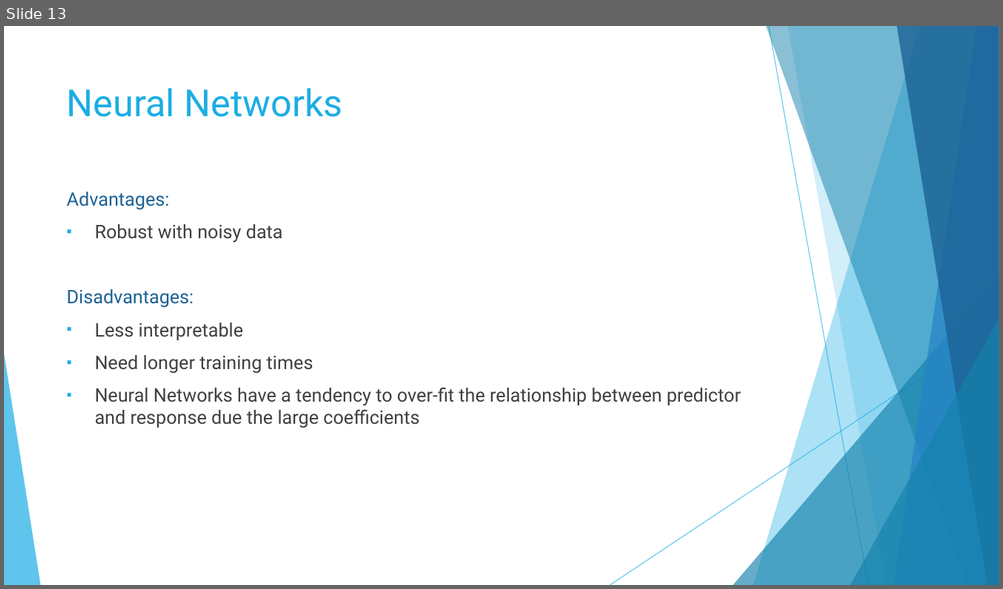
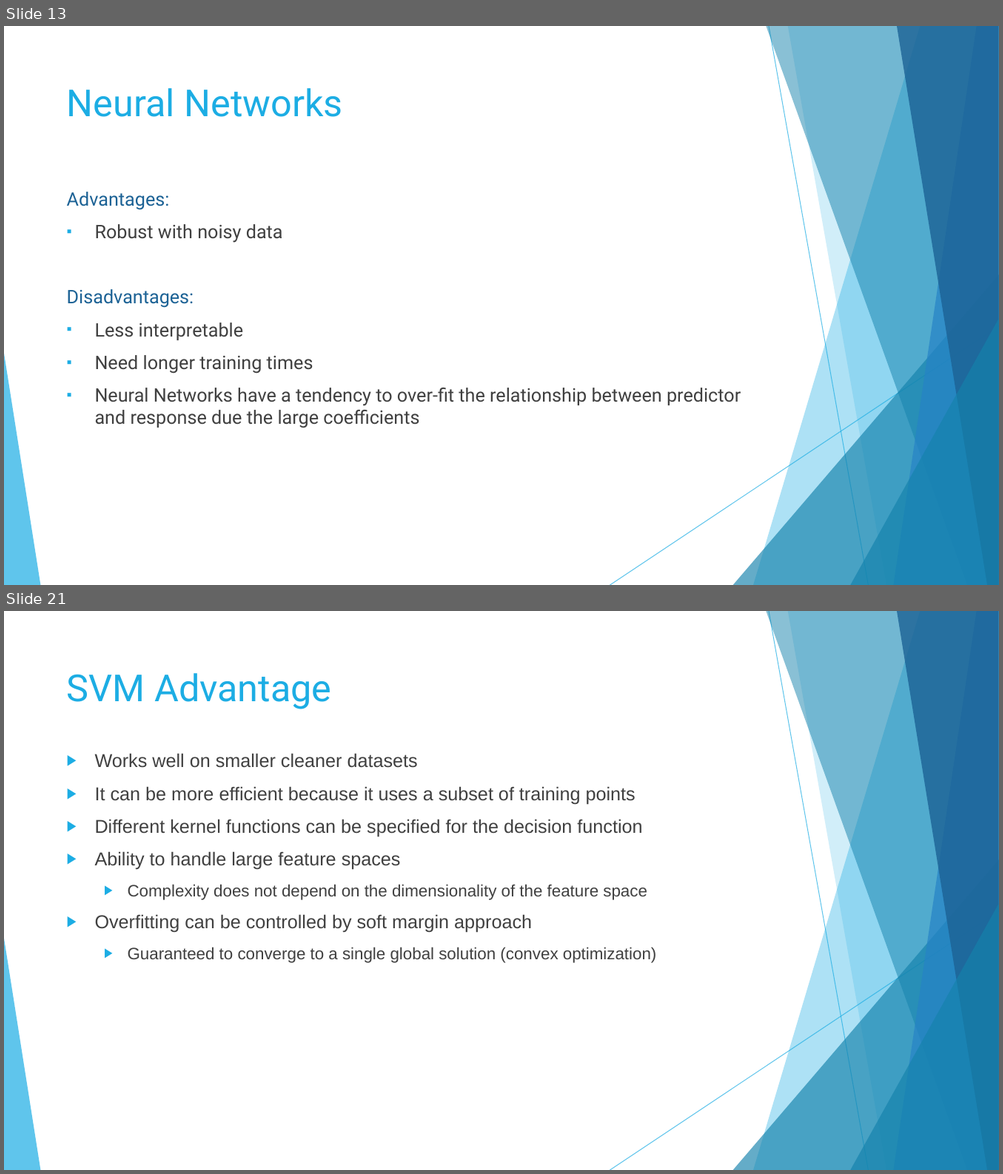
Before and after one commit to GabrielSantos33/Non-linear-regression, a slide deck: Non Linear regression.pptx. Shown one above the other, each under a label of ours: slide 13 before the commit, slides 13 and 21 after it; the slides between them are not shown. The pictures are 1003x589 and 1003x1174 pixels, drawn with LibreOffice and Linux fonts; fonts in the diff are those of the drawing. Boxes give left, top, right and bottom in pixels: in the first picture for what was removed or moved away, otherwise in the second. Text is boxed around its words. In the diff, an @@ line names an element or a change of style, - is before the commit and + after.

```diff
--- a/Non Linear regression.pptx
+++ b/Non Linear regression.pptx
@@ slide 21 added at (4, 611, 999, 1170), background #FFFFFF; not listed: 10 template elements that a slide beside it also shows @@
@@ title added at (67, 673, 331, 709), 36 pt, text #1CADE4 @@
+SVM Advantage
@@ text added at (95, 753, 657, 963), 18 pt, text #404040 @@
+▶ Works well on smaller cleaner datasets
+▶ It can be more efficient because it uses a subset of training points
+▶ Different kernel functions can be specified for the decision function
+▶ Ability to handle large feature spaces
+  ▶ Complexity does not depend on the dimensionality of the feature space
+▶ Overfitting can be controlled by soft margin approach
+  ▶ Guaranteed to converge to a single global solution (convex optimization)
```
Also in this commit, not shown: 7 slides changed, 10 other slides added, 1 slide removed.
